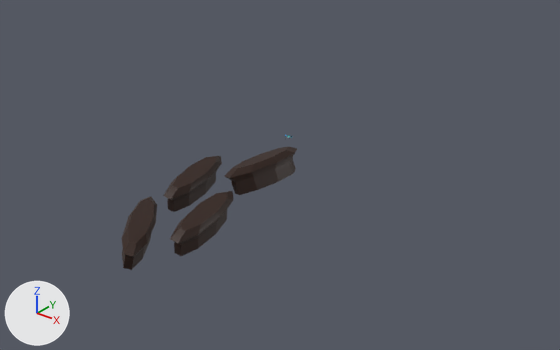
Renders of the Blender file Blender/Feisar.blend from each side of a commit.
One viewpoint serves both versions: a camera (50 mm lens) standing at (622.0, -796.0, 431.0) and looking at (26.0, -52.0, -31.0). Every picture has the same lights, and +X, +Y and +Z are marked at lower left.

The first picture shows 'Rock', 'Rock.001', 'Rock.002', 'Rock.003'.
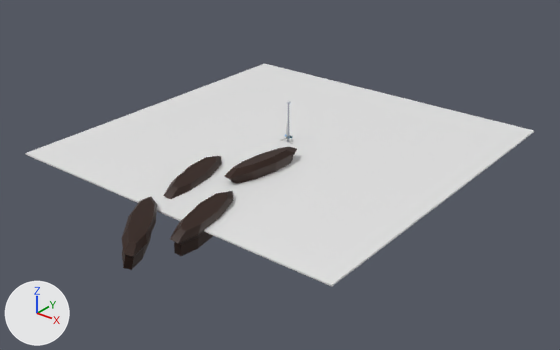
Commit message: added wind turbines for no reason at all

Changed parts and their boxes [x1, y1, x2, y2] in the pictures (560 x 350 px):
```json
{"object": "Ground", "change": "shown", "after": [26, 64, 534, 286]}
{"object": "Turbine", "change": "added", "after": [287, 102, 291, 142]}
```

Edits to the scene script, one JSON object a line:
```json
{"op": "add", "block": "mat_turbine", "code": ["mat_turbine = principled_material('Turbine')", "mat_turbine.base_color = (0.429, 0.468, 0.549)  # light grey #afb6c4", "mat_turbine.metallic = 0.26"]}
{"op": "add", "block": "me_cylinder_001", "code": ["me_cylinder_001 = bpy.data.meshes.new('Cylinder.001')", "me_cylinder_001.from_pydata(...)  # 108 vertices, 91 faces; spans x -1.7..1.7, y -2.4..4.0, z -6.0..53.2", "me_cylinder_001.materials.append(mat_turbine)  # light grey #afb6c4"]}
{"op": "remove", "block": "ob_ground", "code": "ob_ground.hide_set(True)"}
{"op": "add", "block": "ob_turbine", "code": ["ob_turbine = bpy.data.objects.new('Turbine', me_cylinder_001)", "ob_turbine.location = (0.0, 0.0, 0.0)"]}
```
